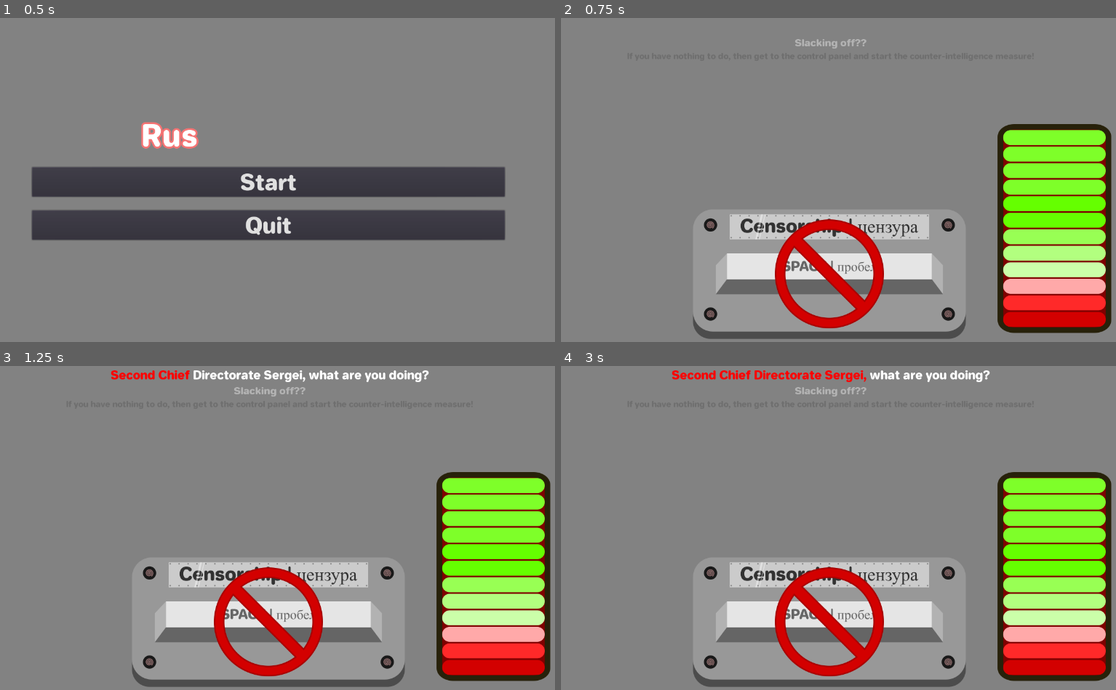
Above: before the commit, frames 1-4 (two rows, left to right).
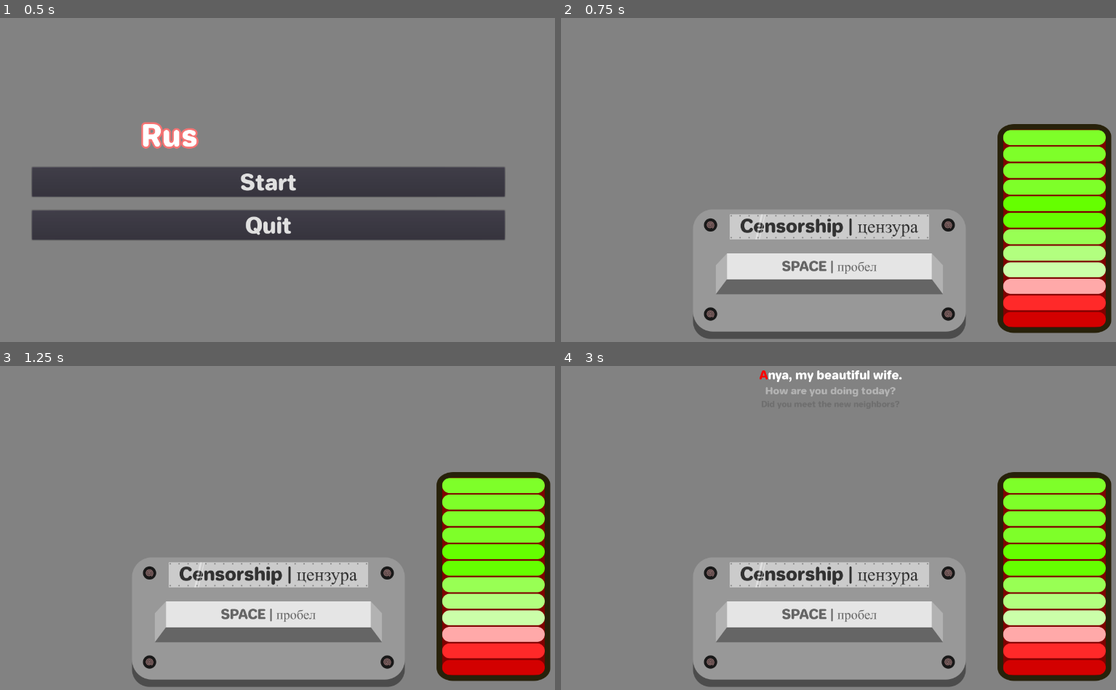
Above: after the commit, the same moments.

Repository: panorb/ludum-dare-49
Game: Godot game, scene res://World.tscn
Two runs of this game, one before a commit and one after it. Both use one fixed random seed, a clock stepped at 60 frames per second and the inputs below. Sound files missing from this copy of the repository are replaced by a short silence.
Inputs (mouse positions are in pixels of both pictures, inside the frame that each line leads up to):
- Up to frame 1 (0.5 s): no input
- Up to frame 2 (0.75 s): click "Start" at 0.5 s
- Up to frame 3 (1.25 s): no input
- Up to frame 4 (3 s): click (827, 621) at 1.27 s; click (827, 621) at 2.02 s; click (827, 621) at 2.77 s

Frame 1 is identical in both runs. In frame 2, 2.7% of the frame differs, in the area x 38-59%, y 6-96%; in frame 3, 3.6%; in frame 4, 3.8%, in the area x 19-78%, y 1-96%.

Commit message:
Fixed calculation of censor points

Diff:
--- a/godot/Evaluation/evaluation.gd
+++ b/godot/Evaluation/evaluation.gd
@@ -111,13 +111,12 @@
 		return true
 
 func _get_censor_points(timing):
-	var percentage = 0
+	var percentage = 0.0
 	if "censored_intervals" in timing:
 		var sum = 0
 		for interval in timing["censored_intervals"]:
 			sum += interval["end_position"] - interval["start_position"]
-
-		percentage = (sum / timing["text"].length()) * 100
+		percentage = (float(sum) / timing["text"].length()) * 100
 
 	var censor_points = 100 - percentage
 	if "multiplier" in timing:
--- a/godot/Game/Game.tscn
+++ b/godot/Game/Game.tscn
@@ -7,7 +7,7 @@
 [ext_resource path="res://Game/CensorButton/CensorButton.tscn" type="PackedScene" id=5]
 [ext_resource path="res://Playback/interactive-playback.gd" type="Script" id=6]
 [ext_resource path="res://Evaluation/Evaluation.tscn" type="PackedScene" id=7]
-[ext_resource path="res://Game/EndingScreen/EndingScreen.tscn" type="PackedScene" id=8]
+[ext_resource path="res://Shared/Fonts/jelle-bold-48.tres" type="DynamicFont" id=8]
 
 [node name="Game" type="Control"]
 anchor_right = 1.0
@@ -49,7 +49,14 @@
 
 [node name="Evaluation" parent="." instance=ExtResource( 7 )]
 
-[node name="EndingScreen" parent="." instance=ExtResource( 8 )]
+[node name="EndingLabel" type="Label" parent="."]
+visible = false
+anchor_right = 1.0
+anchor_bottom = 1.0
+custom_fonts/font = ExtResource( 8 )
+text = "WTF ENDING"
+align = 1
+valign = 1
 
 [connection signal="button_down" from="CensorButton" to="." method="_on_CensorButton_button_down"]
 [connection signal="button_up" from="CensorButton" to="." method="_on_CensorButton_button_up"]
--- a/godot/Game/game.gd
+++ b/godot/Game/game.gd
@@ -17,7 +17,7 @@
 func _ready():
 	playback.load_character("russian-officer")
 	censor_button.enabled = false
-	_start_chapter("beginning")
+	_start_chapter("example")
 
 	playback.connect("chapter_ended", self, "_on_chapter_playback_ended")
 	evaluation.connect("evaluation_finished", self, "_on_chapter_evaluation_finished")
--- a/godot/Playback/playback.gd
+++ b/godot/Playback/playback.gd
@@ -52,7 +52,6 @@
 
 func _on_text_ended(index):
 	subtitles["timing"][index]["status"] = "finished"
-
 	emit_signal("text_ended", subtitles["timing"][index])
 	if "information" in subtitles["timing"][index]:
 		emit_signal("information_passed", subtitles["timing"][index], index)
--- a/godot/Recordings/russian-officer.json
+++ b/godot/Recordings/russian-officer.json
@@ -14,7 +14,7 @@
     },
     "example-intro": {
       "start": 61.3,
-      "end": 70.0,
+      "end": 70.0
     },
     "example": {
       "start": 70.2,
@@ -687,14 +687,14 @@
       "start": 86.866,
       "end": 87.120,
       "text": "rabbit",
-      "segment": 18
+      "segment": 18,
+      "information": "food-ingredient"
     },
     {
       "start": 87.120,
       "end": 88.413,
       "text": "it was -",
-      "segment": 18,
-      "information": "food-ingredient"
+      "segment": 18
     },
     {
       "start": 88.413,
